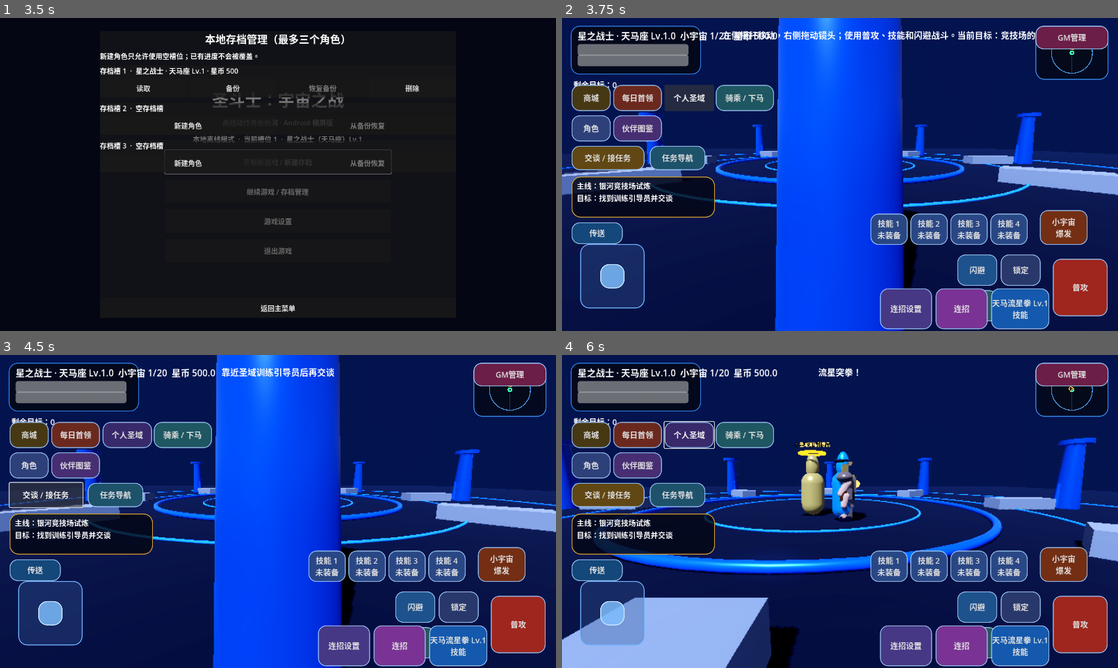
Above: before the commit, frames 1-4 (two rows, left to right).
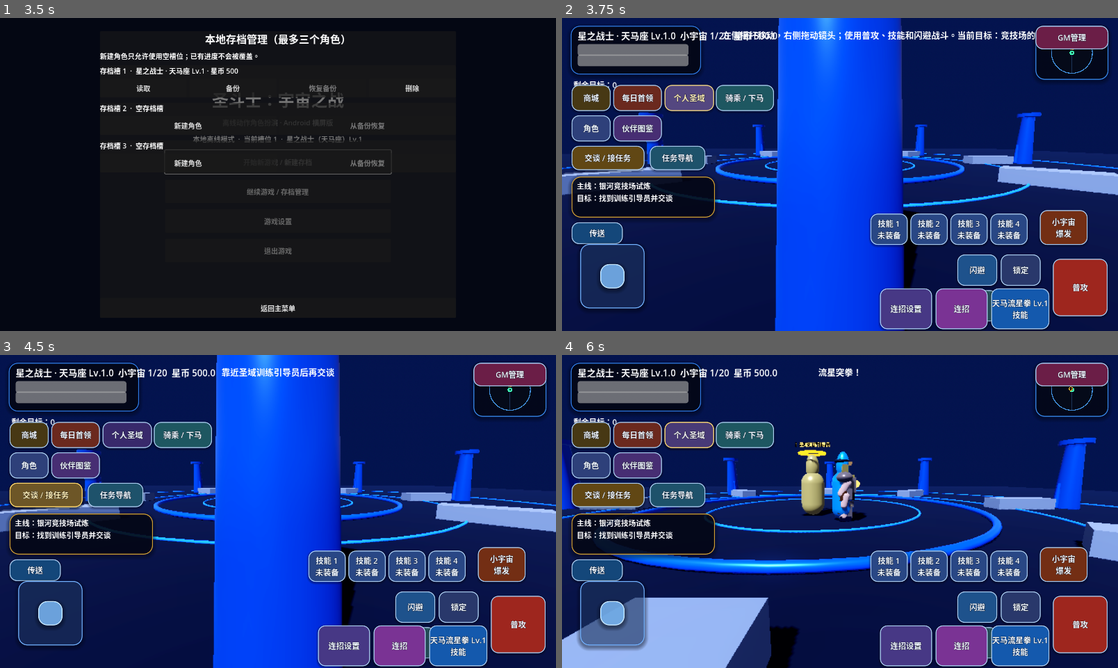
Above: after the commit, the same moments.

Repository: Qazwesrd/Saint-Seiya-Universe-War
Game: Godot game, scene res://scenes/main_menu.tscn
Same seed, same stepped clock (60 frames per second), same inputs: the game is played once before the commit and once after it.
Inputs (mouse positions are in pixels of both pictures, inside the frame that each line leads up to):
- Up to frame 1 (3.5 s): click "开始新游戏 / 新建存档" at 0.5 s; click "开始新游戏 / 新建存档" at 1.25 s; click "继续游戏 / 存档管理" at 2 s; click "游戏设置" at 2.75 s
- Up to frame 2 (3.75 s): click "读取" at 3.5 s
- Up to frame 3 (4.5 s): click "交谈 / 接任务" at 4.25 s
- Up to frame 4 (6 s): click "任务导航" at 5 s; tap Enter (ui_accept) at 5.75 s; move the mouse to (962, 495) at 5.77 s; hold Right (ui_right) from 5.78 s (still down); click (962, 495) at 5.92 s

Frame 1 is identical in both runs. In frame 2, 4.1% of the frame differs, in the area x 1-99%, y 2-100%; in frame 3, 4.5%; in frame 4, 4.9%.

Commit message:
Polish combat HUD panels and interactive button states

Diff:
--- a/game/scripts/hud.gd
+++ b/game/scripts/hud.gd
@@ -164,7 +164,27 @@
     style.border_color = border
     style.set_border_width_all(2)
     style.set_corner_radius_all(20)
+    style.shadow_color = Color(0.0, 0.015, 0.06, 0.42)
+    style.shadow_size = 10
+    style.shadow_offset = Vector2(0.0, 4.0)
+    style.anti_aliasing = true
+    style.anti_aliasing_size = 1.2
     panel.add_theme_stylebox_override("panel", style)
+
+func _make_button_style(base_color: Color, border_color: Color, pressed: bool = false, disabled: bool = false) -> StyleBoxFlat:
+    var style := StyleBoxFlat.new()
+    style.bg_color = base_color
+    style.border_color = border_color
+    style.set_border_width_all(2 if not disabled else 1)
+    style.set_corner_radius_all(16)
+    style.anti_aliasing = true
+    style.anti_aliasing_size = 1.2
+    if not disabled and not pressed:
+        style.shadow_color = Color(0.0, 0.015, 0.06, 0.34)
+        style.shadow_size = 5
+        style.shadow_offset = Vector2(0.0, 2.0)
+    return style
+
 func _button(root: Control, label: String, tl: Vector2, br: Vector2, action: Callable, color: Color) -> Button:
     var b := Button.new()
     b.text = label
@@ -177,18 +197,23 @@
     b.offset_right = br.x
     b.offset_bottom = br.y
     b.add_theme_font_size_override("font_size", 18)
+    b.add_theme_color_override("font_color", Color(0.94, 0.97, 1.0))
+    b.add_theme_color_override("font_hover_color", Color(1.0, 0.94, 0.72))
+    b.add_theme_color_override("font_pressed_color", Color(1.0, 0.88, 0.62))
+    b.add_theme_color_override("font_disabled_color", Color(0.58, 0.62, 0.7, 0.72))
+    b.add_theme_color_override("font_outline_color", Color(0.015, 0.025, 0.07, 0.9))
+    b.add_theme_constant_override("outline_size", 2)
     b.add_to_group("hud_mirror_buttons")
     b.set_meta("default_anchor_left", b.anchor_left)
     b.set_meta("default_anchor_right", b.anchor_right)
     b.set_meta("default_offset_left", b.offset_left)
     b.set_meta("default_offset_right", b.offset_right)
-    var style := StyleBoxFlat.new()
-    style.bg_color = color
-    style.border_color = Color(0.65, 0.82, 1.0, 0.85)
-    style.set_border_width_all(2)
-    style.set_corner_radius_all(18)
-    b.add_theme_stylebox_override("normal", style)
-    b.add_theme_stylebox_override("pressed", style)
+    var border := Color(0.72, 0.86, 1.0, 0.92)
+    b.add_theme_stylebox_override("normal", _make_button_style(color, border))
+    b.add_theme_stylebox_override("hover", _make_button_style(color.lightened(0.14), Color(1.0, 0.88, 0.52, 0.98)))
+    b.add_theme_stylebox_override("pressed", _make_button_style(color.darkened(0.18), Color(1.0, 0.78, 0.38, 0.98), true))
+    b.add_theme_stylebox_override("disabled", _make_button_style(color.darkened(0.38), Color(0.42, 0.48, 0.58, 0.55), false, true))
+    b.add_theme_stylebox_override("focus", _make_button_style(color.lightened(0.08), Color(1.0, 0.84, 0.42, 1.0)))
     b.pressed.connect(action)
     root.add_child(b)
     return b
